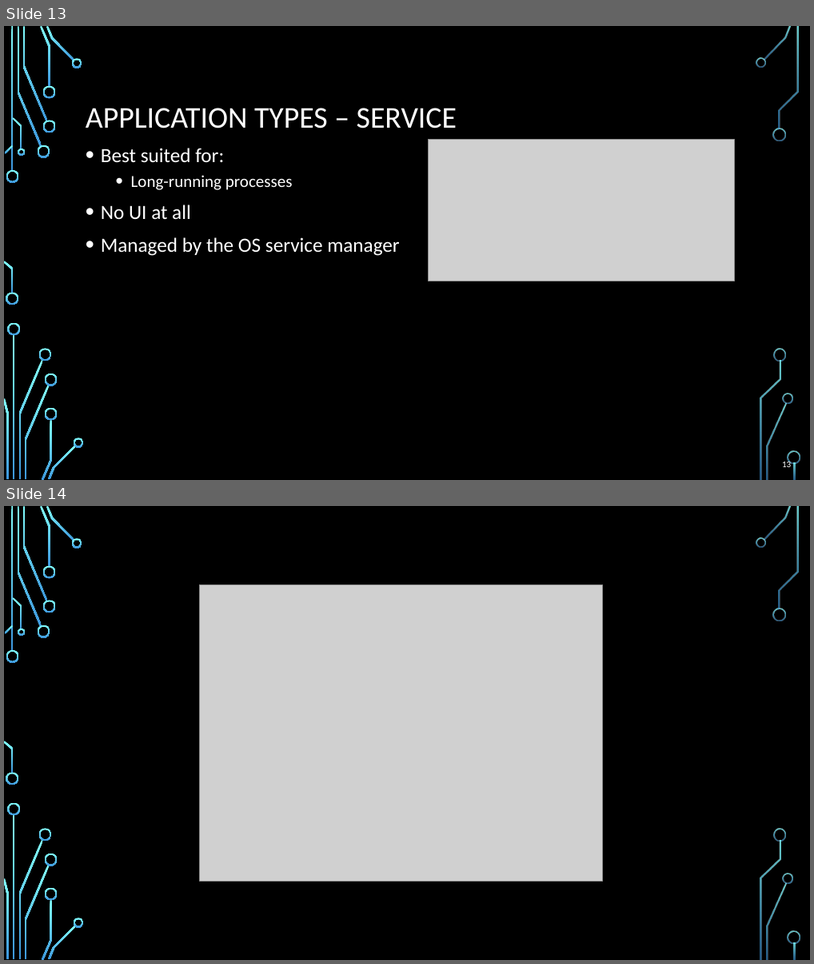
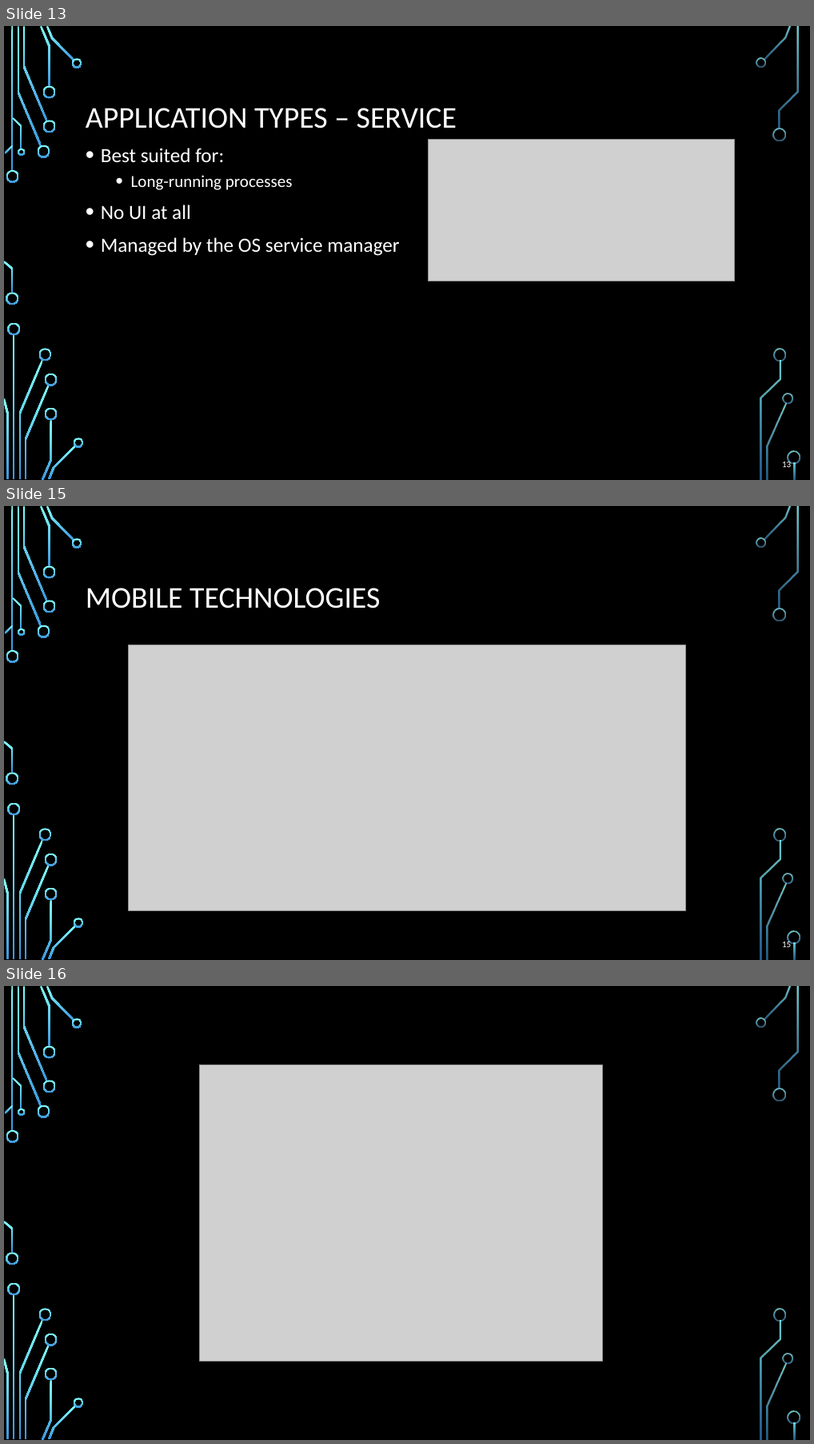
Before and after one commit to profjordanov/hybrid-app-development, a slide deck: intro/lecture.pptx. Shown one above the other, each under a label of ours: slides 13 and 14 before the commit, slides 13, 15 and 16 after it; the slides between them are not shown. The pictures are 814x964 and 814x1444 pixels, drawn with LibreOffice and Linux fonts; fonts in the diff are those of the drawing; grey boxes stand for pictures; background and template pictures are left out. Boxes give left, top, right and bottom in pixels: in the first picture for what was removed or moved away, otherwise in the second. Text is boxed around its words. In the diff, an @@ line names an element or a change of style, - is before the commit and + after.

```diff
--- a/intro/lecture.pptx
+++ b/intro/lecture.pptx
@@ slide 15 added at [4, 506, 810, 960], background picture (left out); not listed: 36 template elements that a slide beside it also shows @@
@@ title added at [86, 588, 380, 608], 36 pt, text #FFFFFF @@
+MOBILE TECHNOLOGIES
@@ picture added at [129, 644, 686, 910] @@
@@ page number added at [782, 940, 791, 947], 10.5 pt, text #FFFFFF @@
+15
@@ what was slide 14 is now slide 16 @@
```
Also in this commit, not shown: 1 other slide added.
